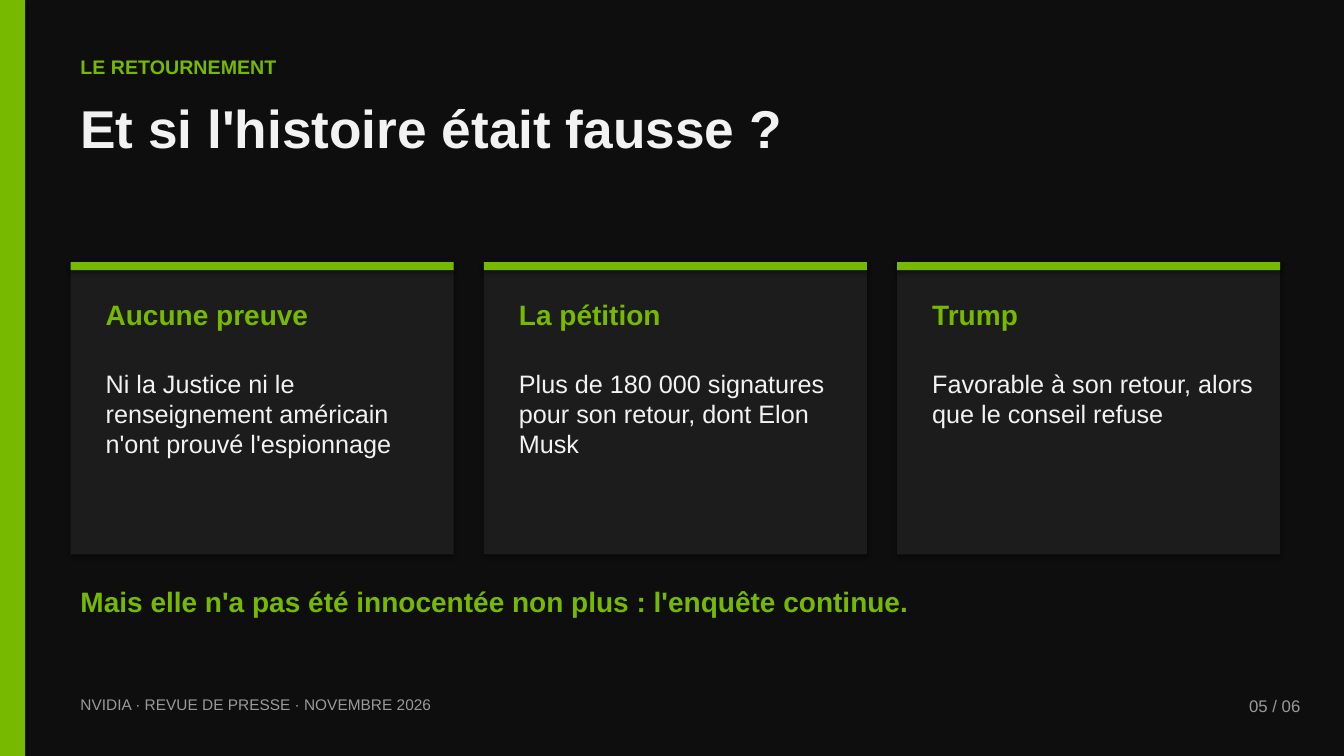
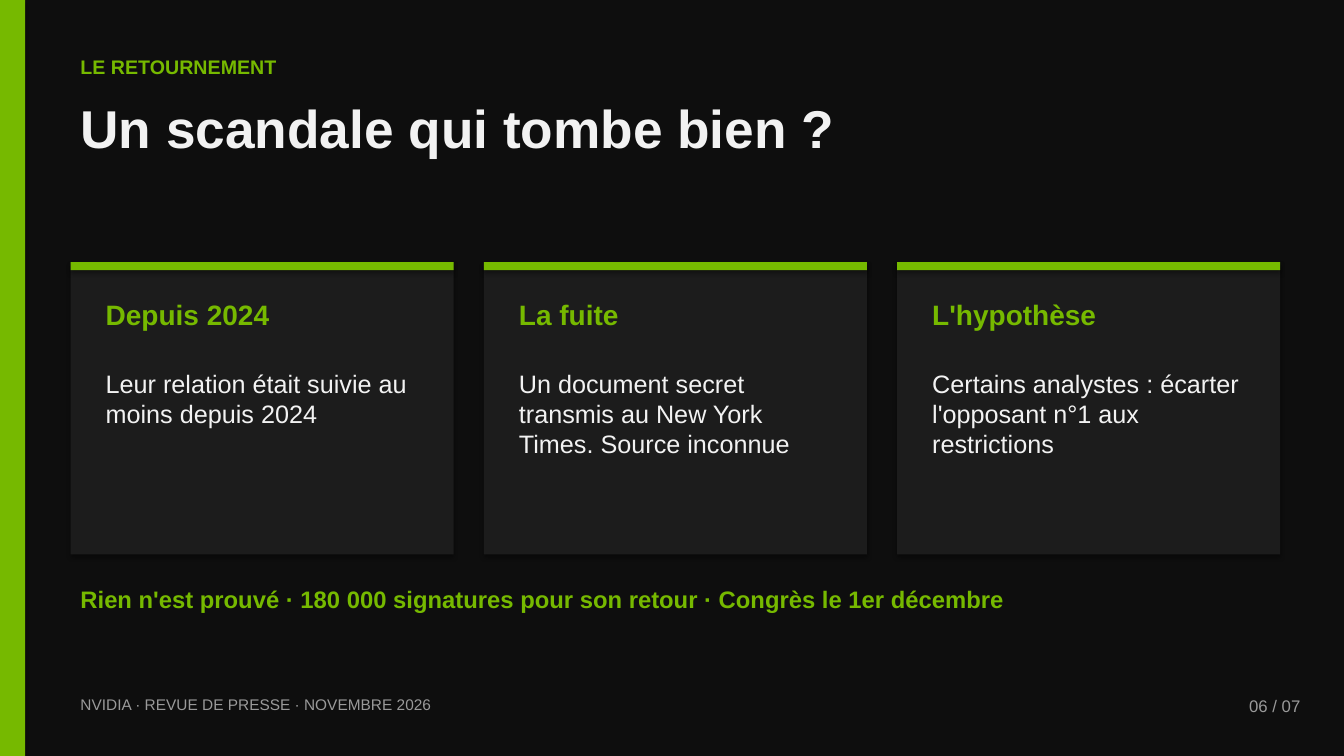
Before and after one commit to dehamnaadam-hue/Encole, a slide deck: slide 6 of nvidia/Nvidia-revue-de-presse.pptx (slide 5 before the commit). Drawn at 1344x756 pixels with LibreOffice and Linux fonts; fonts in the diff are those of the drawing. Boxes give left, top, right and bottom in pixels: in the first picture for what was removed or moved away, otherwise in the second. Text is boxed around its words. In the diff, an @@ line names an element or a change of style, - is before the commit and + after.

```diff
--- a/nvidia/Nvidia-revue-de-presse.pptx
+++ b/nvidia/Nvidia-revue-de-presse.pptx
@@ text at [80,109,786,159]: text changed @@
-Et si l'histoire était fausse ?
+Un scandale qui tombe bien ?
@@ text at [106,304,269,330]: text changed @@
-Aucune preuve
+Depuis 2024
@@ text at [519,304,618,325]: text changed @@
-La pétition
+La fuite
@@ text at [932,304,1096,330]: text changed @@
-Trump
+L'hypothèse
@@ text at [106,374,407,428]: text changed @@
-Ni la Justice ni le renseignement américain n'ont prouvé l'espionnage
+Leur relation était suivie au moins depuis 2024
@@ text at [519,374,789,454]: text changed @@
-Plus de 180 000 signatures pour son retour, dont Elon Musk
+Un document secret transmis au New York Times. Source inconnue
@@ text at [932,374,1238,454]: text changed @@
-Favorable à son retour, alors que le conseil refuse
+Certains analystes : écarter l'opposant n°1 aux restrictions
@@ text at [80,590,1004,613]: text changed; size 20 to 17 pt @@
-Mais elle n'a pas été innocentée non plus : l'enquête continue.
+Rien n'est prouvé · 180 000 signatures pour son retour · Congrès le 1er décembre
@@ text at [1249,700,1301,712]: text changed @@
-05 / 06
+06 / 07
```
Also in this commit, not shown: 4 other slides changed, 2 slides added, 1 slide removed, 1 other file.
